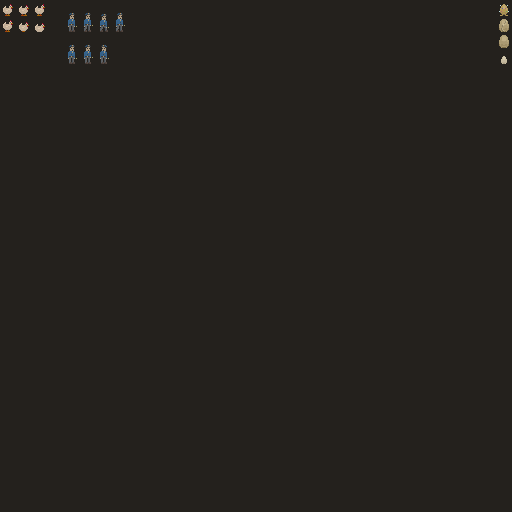
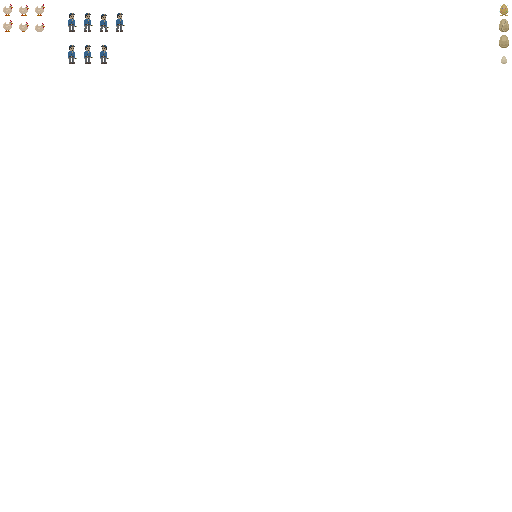
Revision of a layered 512×512 image; what changed, layer by layer:
hid "Layer 0" over (x1=0, y1=0, x2=512, y2=512)
